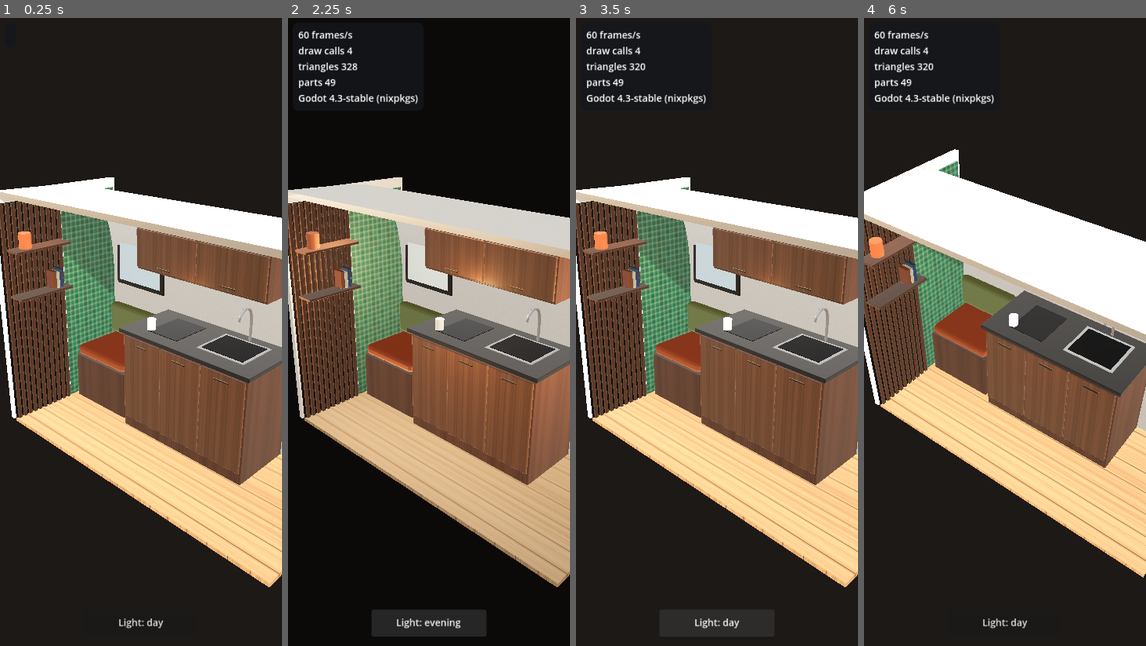
Above: before the commit, frames 1-4 (left to right).
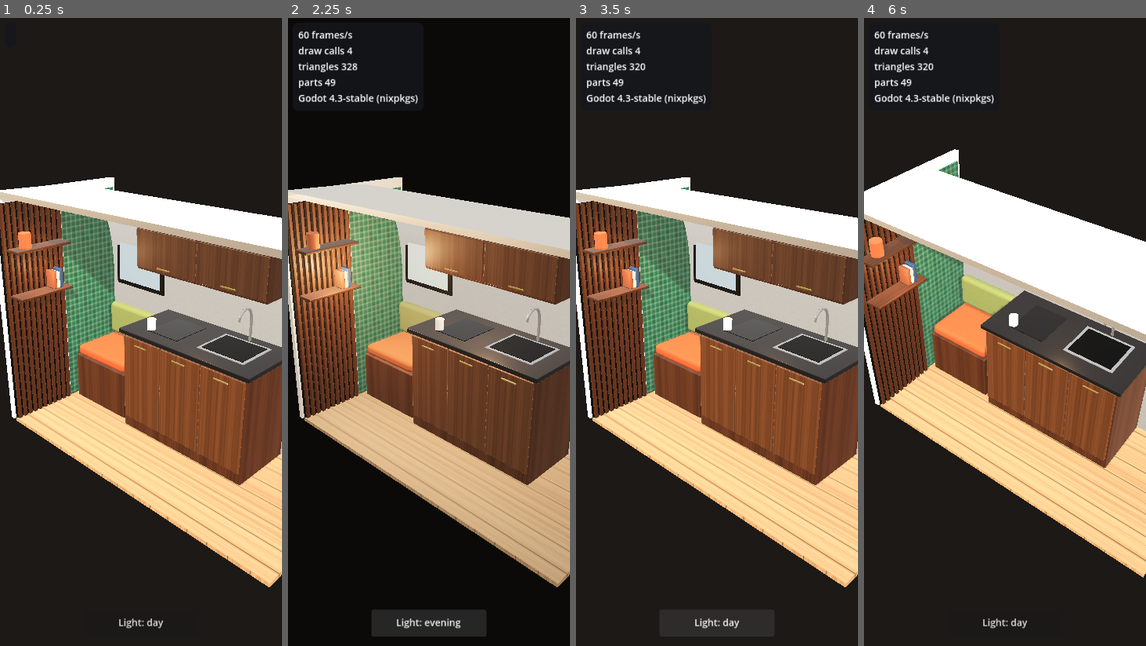
Above: after the commit, the same moments.

Repository: kyuhocho123/vanlab-demos
Game: Godot game, scene res://main.tscn
Two runs of this game, one before a commit and one after it. Both use one fixed random seed, a clock stepped at 60 frames per second and the inputs below.
Inputs (mouse positions are in pixels of both pictures, inside the frame that each line leads up to):
- Up to frame 1 (0.25 s): no input
- Up to frame 2 (2.25 s): click "Light: day" at 0.5 s; click "Light: evening" at 1.25 s; click "Light: day" at 2 s
- Up to frame 3 (3.5 s): click "Light: evening" at 2.75 s
- Up to frame 4 (6 s): click "Light: day" at 3.5 s; click "Light: evening" at 4.25 s; tap Enter at 5 s; move the mouse to (1067, 300) at 5.02 s; click (1067, 300) at 5.17 s; tap Space at 5.75 s; drag from (948, 363) to (990, 457) at 5.77 s

The runs differ from the first frame. In frame 1, 8.3% of the frame differs, in the area x 0-100%, y 29-75%; in frame 2, 13%; in frame 3, 8.3%; in frame 4, 4.1%.

Commit message:
Look check: fix the facing of rounded boxes (half their faces were lit from the wrong side)
Co-Authored-By: Claude Fable 5.2 <noreply@anthropic.com>
Claude-Session: https://claude.ai/code/session_01HiVMW5vedgkeGdbn9v4PfV

Diff:
--- a/godot-look/main.gd
+++ b/godot-look/main.gd
@@ -246,12 +246,22 @@
 			for j in vc.size() - 1:
 				for i in w - 1:
 					var p0 := base + j * w + i
-					st.add_index(p0)
-					st.add_index(p0 + 1)
-					st.add_index(p0 + w + 1)
-					st.add_index(p0)
-					st.add_index(p0 + w + 1)
-					st.add_index(p0 + w)
+					# Godot treats clockwise triangles as the front. With the wrong order a face counts as a back
+					# face and is lit as if it pointed the other way, so the order depends on which side this is.
+					if side == 1:
+						st.add_index(p0)
+						st.add_index(p0 + w + 1)
+						st.add_index(p0 + 1)
+						st.add_index(p0)
+						st.add_index(p0 + w)
+						st.add_index(p0 + w + 1)
+					else:
+						st.add_index(p0)
+						st.add_index(p0 + 1)
+						st.add_index(p0 + w + 1)
+						st.add_index(p0)
+						st.add_index(p0 + w + 1)
+						st.add_index(p0 + w)
 	var mesh := st.commit()
 	box_cache[key] = mesh
 	return mesh
